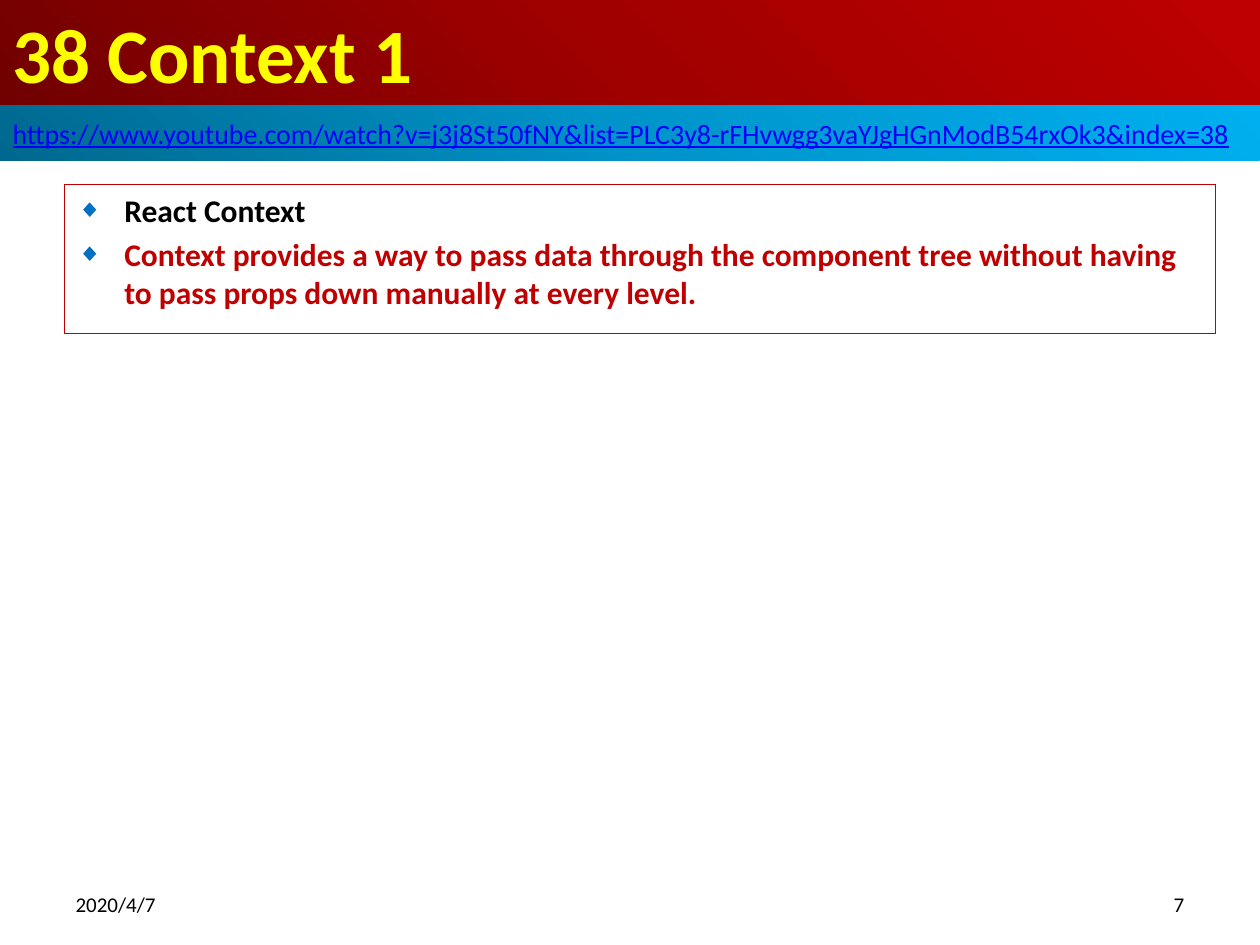
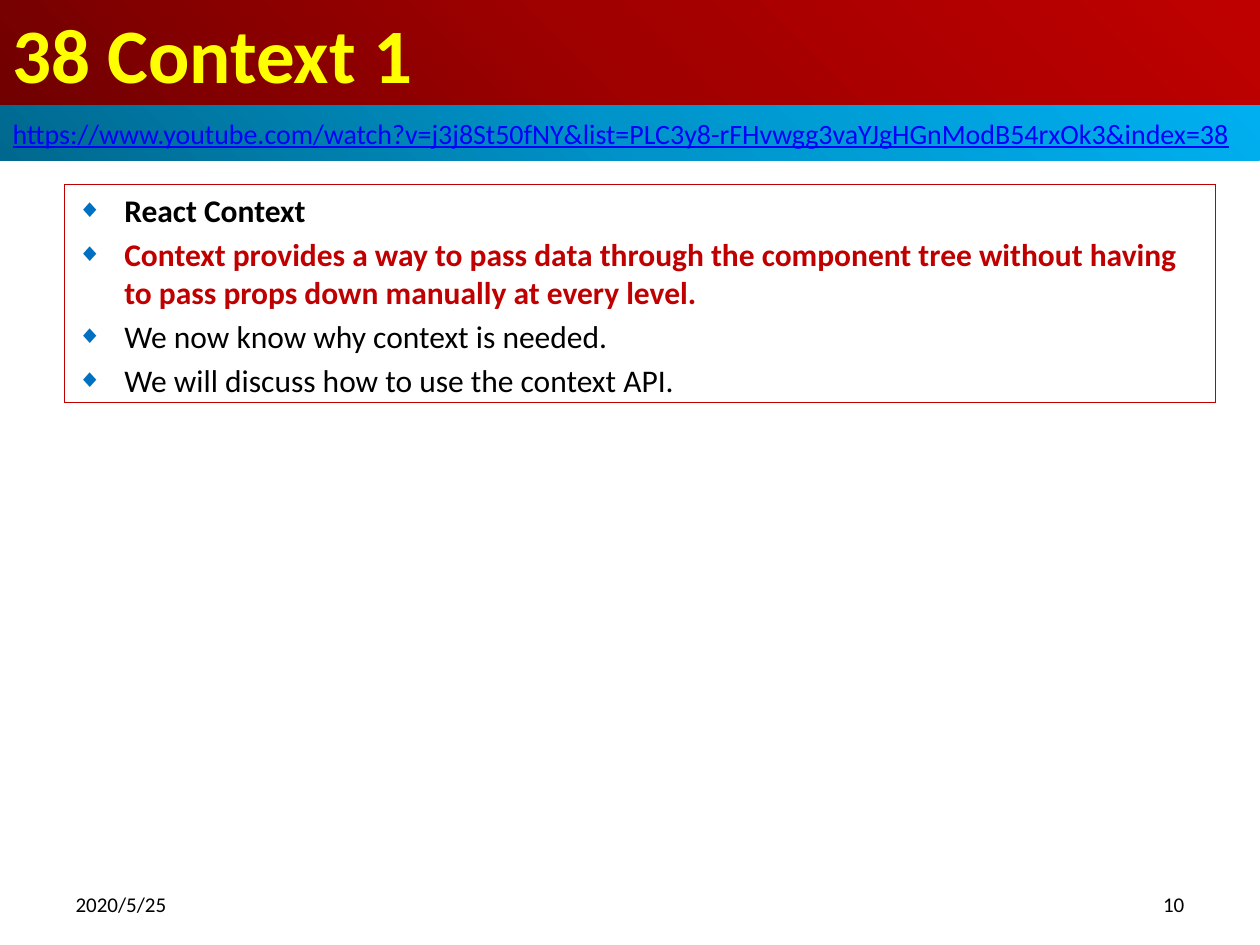
Before and after one commit to peterhchen/800-React-Hook, a slide deck: slide 10 of 38_Context1.pptx (slide 7 before the commit). Drawn at 1260x945 pixels with LibreOffice and Linux fonts; fonts in the diff are those of the drawing. Boxes give left, top, right and bottom in pixels: in the first picture for what was removed or moved away, otherwise in the second. Text is boxed around its words. In the diff, an @@ line names an element or a change of style, - is before the commit and + after.

Commit message:
WHy we need the context?

```diff
--- a/38_Context1.pptx
+++ b/38_Context1.pptx
@@ subtitle "React Context": place and size @@
-subtitle "React Context" at (64, 185, 1215, 334)
+subtitle "React Context" at (64, 185, 1215, 403)
@@ subtitle at (124, 326, 673, 393): paragraphs added @@
+◆ We now know why context is needed.
+◆ We will discuss how to use the context API.
@@ text at (76, 897, 167, 913): text changed @@
-2020/4/7
+2020/5/25
@@ page number at (1163, 898, 1184, 912): text changed @@
-7
+10
```
Also in this commit, not shown: 7 other slides changed, 3 slides added.
